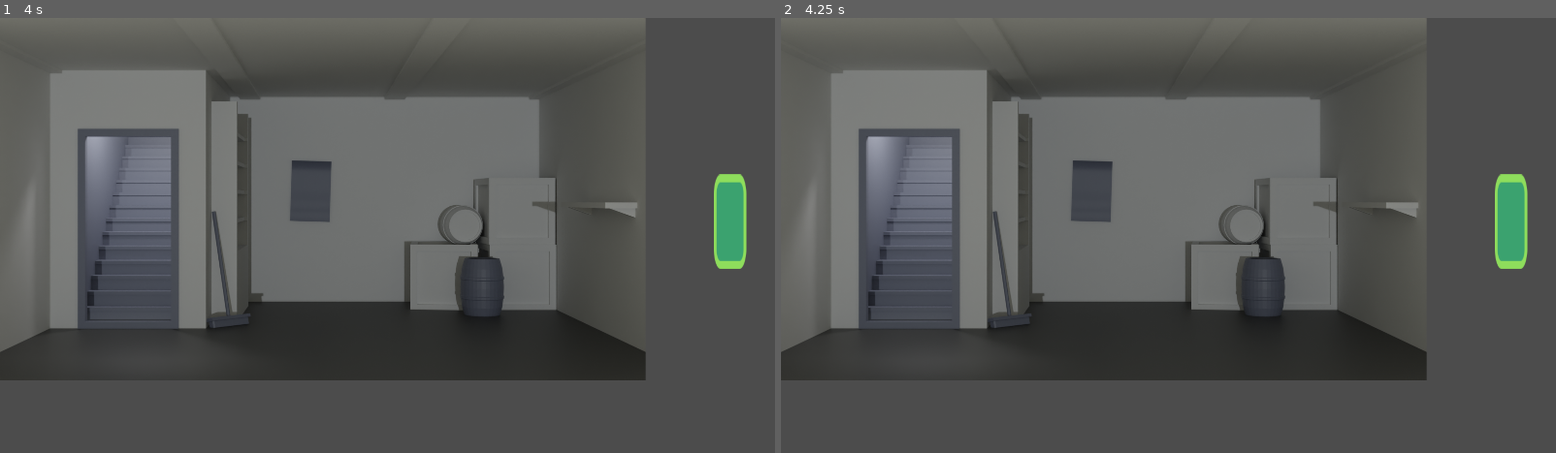
Above: before the commit, frames 1-2 (left to right).
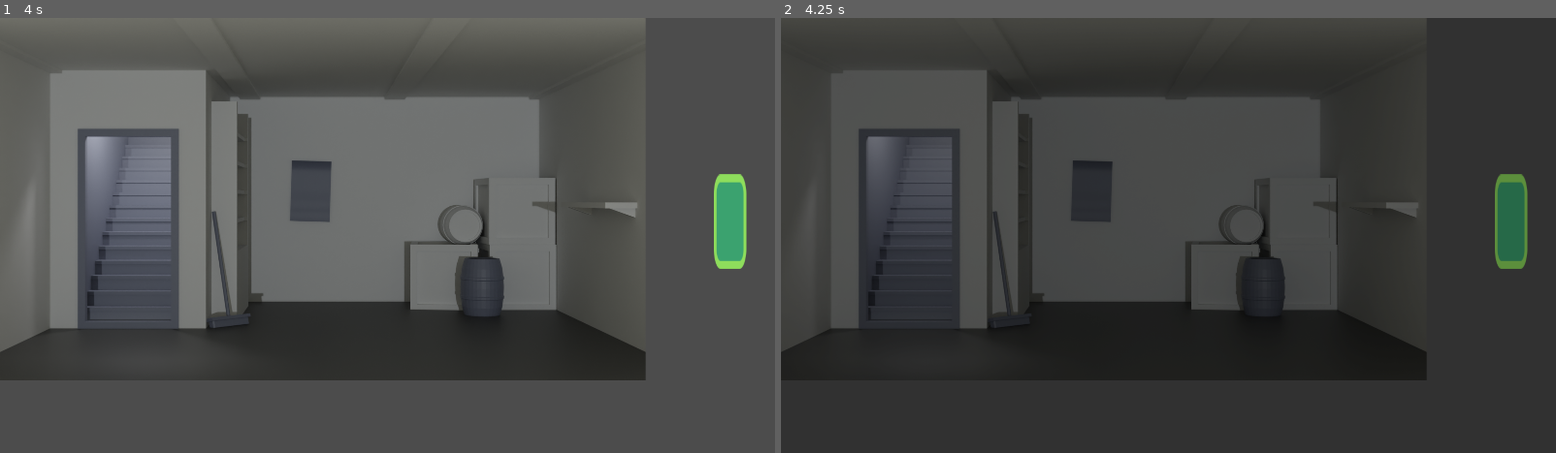
Above: after the commit, the same moments.

Repository: Drelofs/Historic_Roman
Game: Godot game, scene res://levels/demo/demo.tscn
Two runs of this game, one before a commit and one after it. Both use one fixed random seed, a clock stepped at 60 frames per second and the inputs below.
Inputs (mouse positions are in pixels of both pictures, inside the frame that each line leads up to):
- Up to frame 1 (4 s): tap Enter at 0.5, 2, 3.5 s; move the mouse to (558, 213) at 0.52 s; tap Space at 1.25, 2.75 s; move the mouse to (232, 257) at 1.27 s; move the mouse to (465, 139) at 2.02 s; move the mouse to (348, 322) at 2.77 s; move the mouse to (620, 300) at 3.52 s
- Up to frame 2 (4.25 s): tap P (pause, bound only after the commit) at 4.15 s

Frame 1 is identical in both runs. In frame 2, 85% of the frame differs, in the area x 0-100%, y 0-100%.

Commit message:
Added pause overlay

Diff:
--- /dev/null
+++ b/Interface/Pause.gd
@@ -0,0 +1,7 @@
+extends Control
+
+func _input(event):
+	if event.is_action_pressed("pause"):
+		var new_pause_state = not get_tree().paused;
+		get_tree().paused = new_pause_state
+		visible = new_pause_state
--- a/levels/demo/demo.tscn
+++ b/levels/demo/demo.tscn
@@ -1,8 +1,9 @@
-[gd_scene load_steps=5 format=2]
+[gd_scene load_steps=6 format=2]
 
 [ext_resource path="res://entities/Actors/Player.tscn" type="PackedScene" id=1]
 [ext_resource path="res://sprites/demo_room.png" type="Texture" id=2]
 [ext_resource path="res://sprites/tileset.png" type="Texture" id=3]
+[ext_resource path="res://Interface/Pause.gd" type="Script" id=4]
 
 [sub_resource type="TileSet" id=1]
 0/name = "tileset.png 0"
@@ -59,3 +60,21 @@
 anchor_mode = 0
 current = true
 zoom = Vector2( 1.2, 1.2 )
+
+[node name="CanvasLayer" type="CanvasLayer" parent="."]
+layer = 100
+
+[node name="Pause" type="Control" parent="CanvasLayer"]
+pause_mode = 2
+visible = false
+anchor_right = 1.0
+anchor_bottom = 1.0
+script = ExtResource( 4 )
+__meta__ = {
+"_edit_use_anchors_": false
+}
+
+[node name="Overlay" type="ColorRect" parent="CanvasLayer/Pause"]
+anchor_right = 1.0
+anchor_bottom = 1.0
+color = Color( 0, 0, 0, 0.352941 )
--- a/project.godot
+++ b/project.godot
@@ -32,3 +32,9 @@
 "events": [ Object(InputEventMouseButton,"resource_local_to_scene":false,"resource_name":"","device":0,"alt":false,"shi …(212 unchanged characters)…
  ]
 }
+pause={
+"deadzone": 0.5,
+"events": [ Object(InputEventKey,"resource_local_to_scene":false,"resource_name":"","device":0,"alt":false,"shift":false,"control":false,"meta":false,"command":false,"pressed":false,"scancode":80,"unicode":0,"echo":false,"script":null)
+, Object(InputEventKey,"resource_local_to_scene":false,"resource_name":"","device":0,"alt":false,"shift":false,"control":false,"meta":false,"command":false,"pressed":false,"scancode":16777217,"unicode":0,"echo":false,"script":null)
+ ]
+}
Not shown, added: .DS_Store
Not shown, added: levels/.DS_Store
